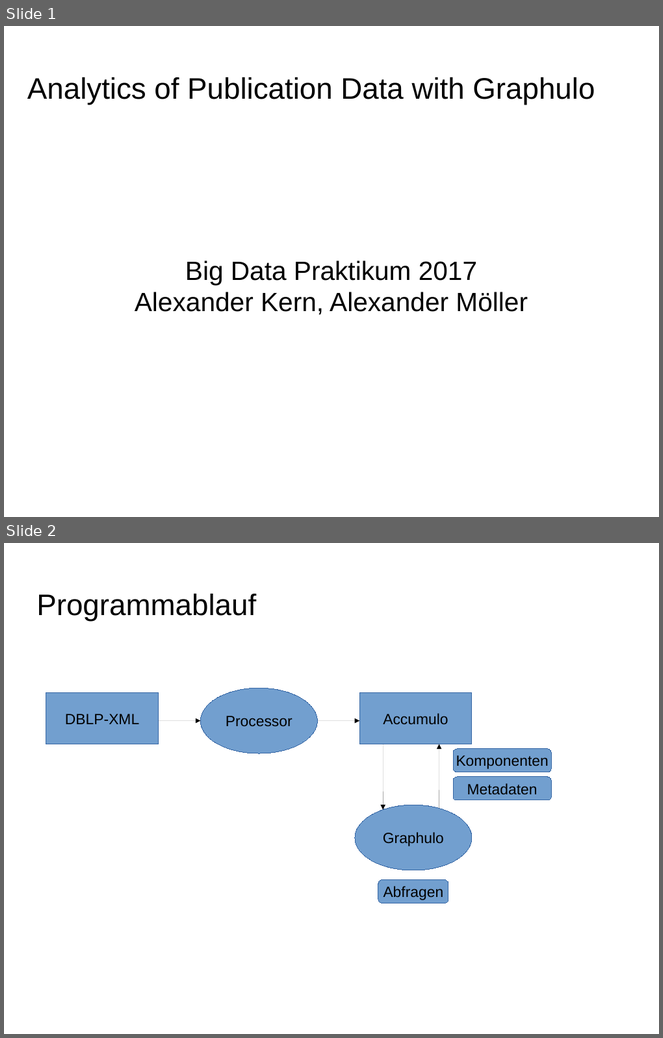
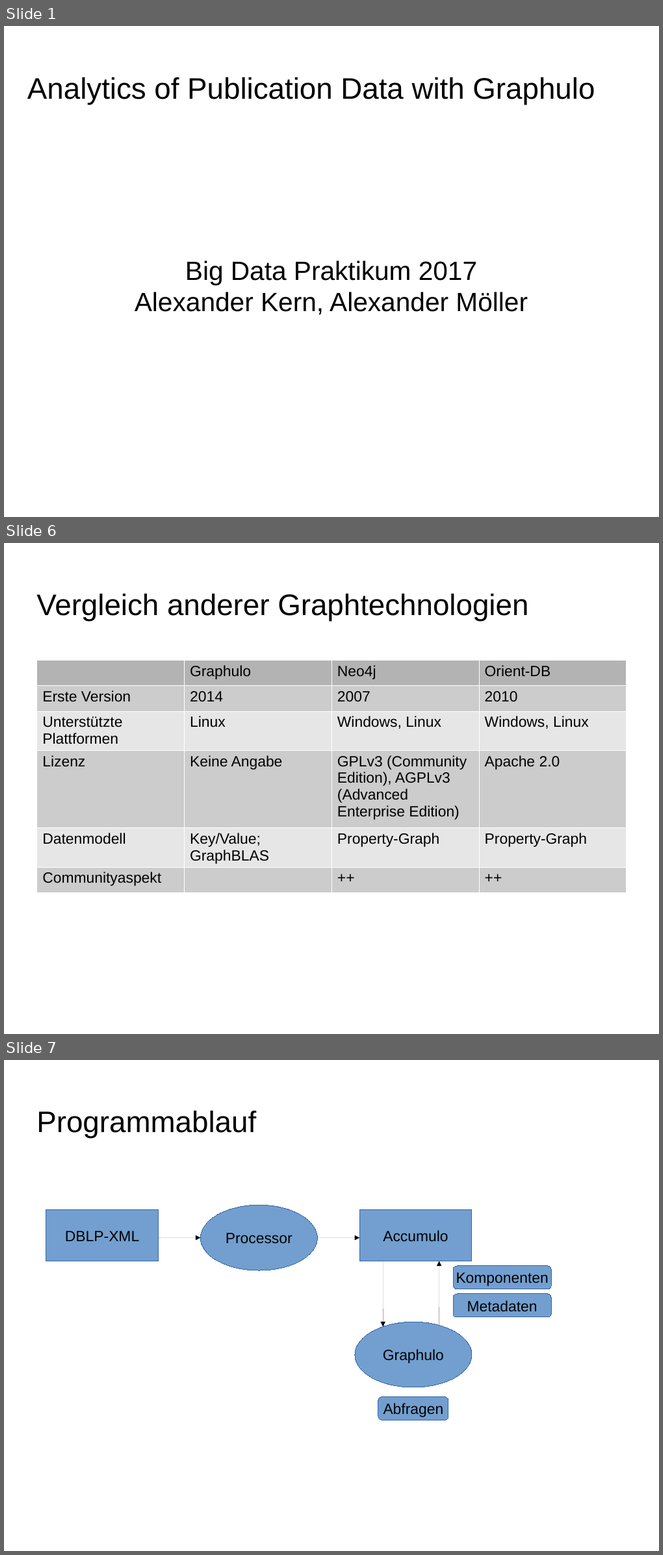
Before and after one commit to ScaDS/dblp-graphulo, a slide deck: doc/testat2.odp. Shown one above the other, each under a label of ours: slides 1 and 2 before the commit, slides 1, 6 and 7 after it; the slides between them are not shown. The pictures are 663x1038 and 663x1555 pixels, drawn with LibreOffice and Linux fonts; fonts in the diff are those of the drawing; background and template pictures are left out. Boxes give left, top, right and bottom in pixels: in the first picture for what was removed or moved away, otherwise in the second. Text is boxed around its words. In the diff, an @@ line names an element or a change of style, - is before the commit and + after.

```diff
--- a/doc/testat2.odp
+++ b/doc/testat2.odp
@@ slide 6 added at (x1=4, y1=543, x2=659, y2=1034), background picture (left out) @@
@@ title added at (x1=36, y1=594, x2=529, y2=622), 36 pt, text #000000 @@
+Vergleich anderer Graphtechnologien
@@ table added at (x1=36, y1=660, x2=627, y2=893), 6 rows, 4 columns @@
+ | Graphulo | Neo4j | Orient-DB
+Erste Version | 2014 | 2007 | 2010
+Unterstützte Plattformen | Linux | Windows, Linux | Windows, Linux
+Lizenz | Keine Angabe | GPLv3 (Community Edition), AGPLv3 (Advanced Enterprise Edition) | Apache 2.0
+Datenmodell | Key/Value; GraphBLAS | Property-Graph | Property-Graph
+Communityaspekt |  | ++ | ++
@@ what was slide 2 is now slide 7 @@
```
Also in this commit, not shown: 1 slide changed, 4 other slides added.
